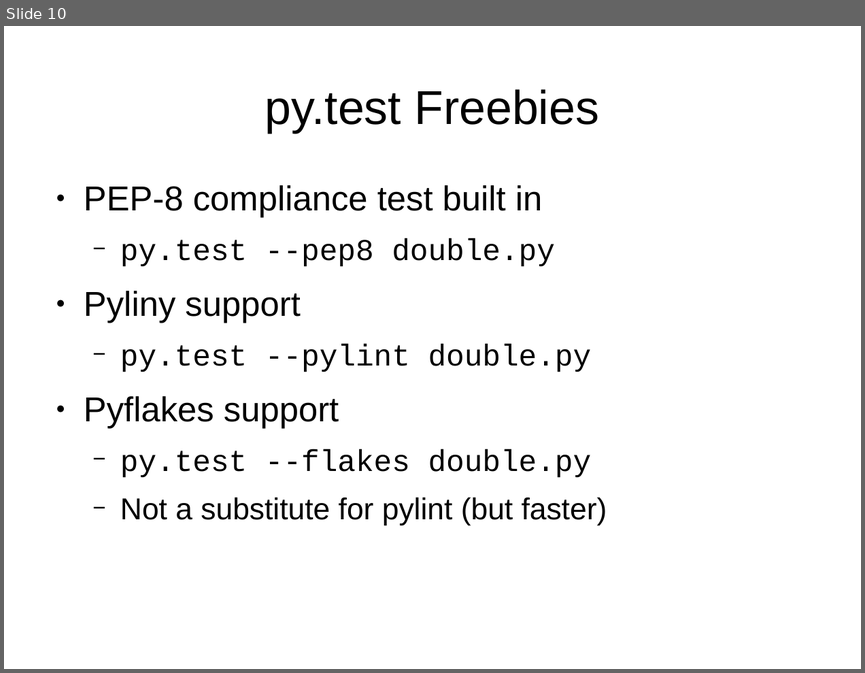
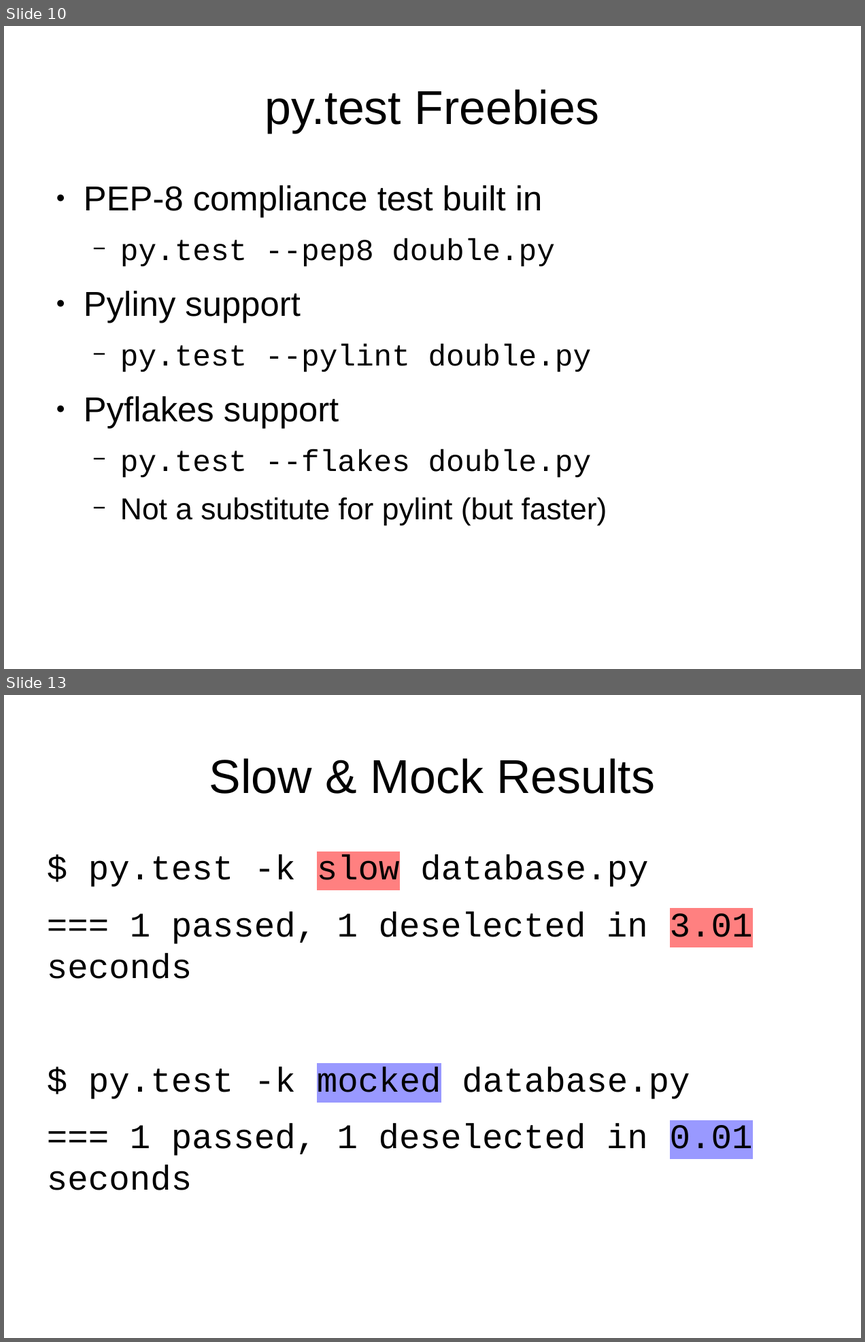
Before and after one commit to mwartell/unittest, a slide deck: unit-testing.odp. Shown one above the other, each under a label of ours: slide 10 before the commit, slides 10 and 13 after it; the slides between them are not shown. The pictures are 865x673 and 865x1342 pixels, drawn with LibreOffice and Linux fonts; fonts in the diff are those of the drawing. Boxes give left, top, right and bottom in pixels: in the first picture for what was removed or moved away, otherwise in the second. Text is boxed around its words. In the diff, an @@ line names an element or a change of style, - is before the commit and + after.

```diff
--- a/unit-testing.odp
+++ b/unit-testing.odp
@@ slide 13 added at (4, 695, 861, 1338), background #FFFFFF @@
@@ title added at (209, 758, 655, 794), 44 pt, text #000000 @@
+Slow & Mock Results
@@ text added at (47, 855, 753, 1190), 32 pt, text #000000 @@
+$ py.test -k slow database.py
+=== 1 passed, 1 deselected in 3.01 seconds
+$ py.test -k mocked database.py
+=== 1 passed, 1 deselected in 0.01 seconds
```
Also in this commit, not shown: 3 other slides added, 2 other files.
